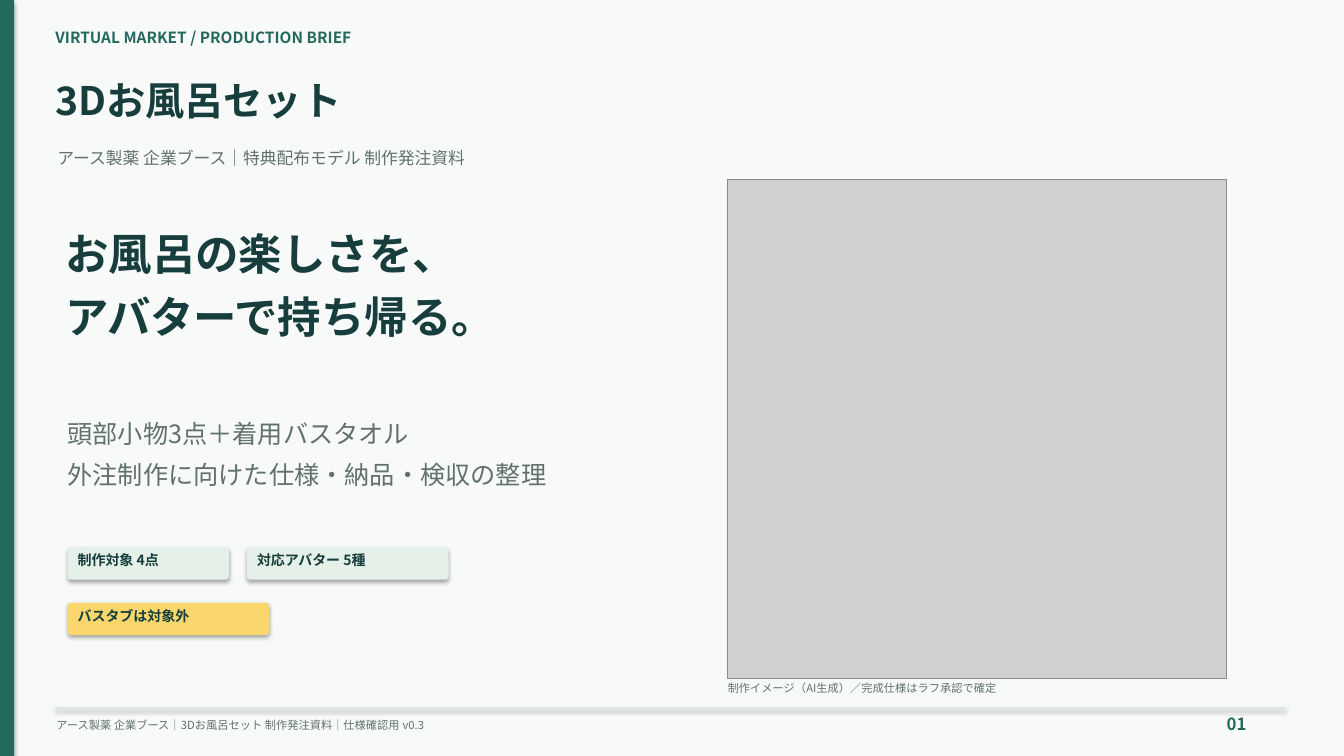
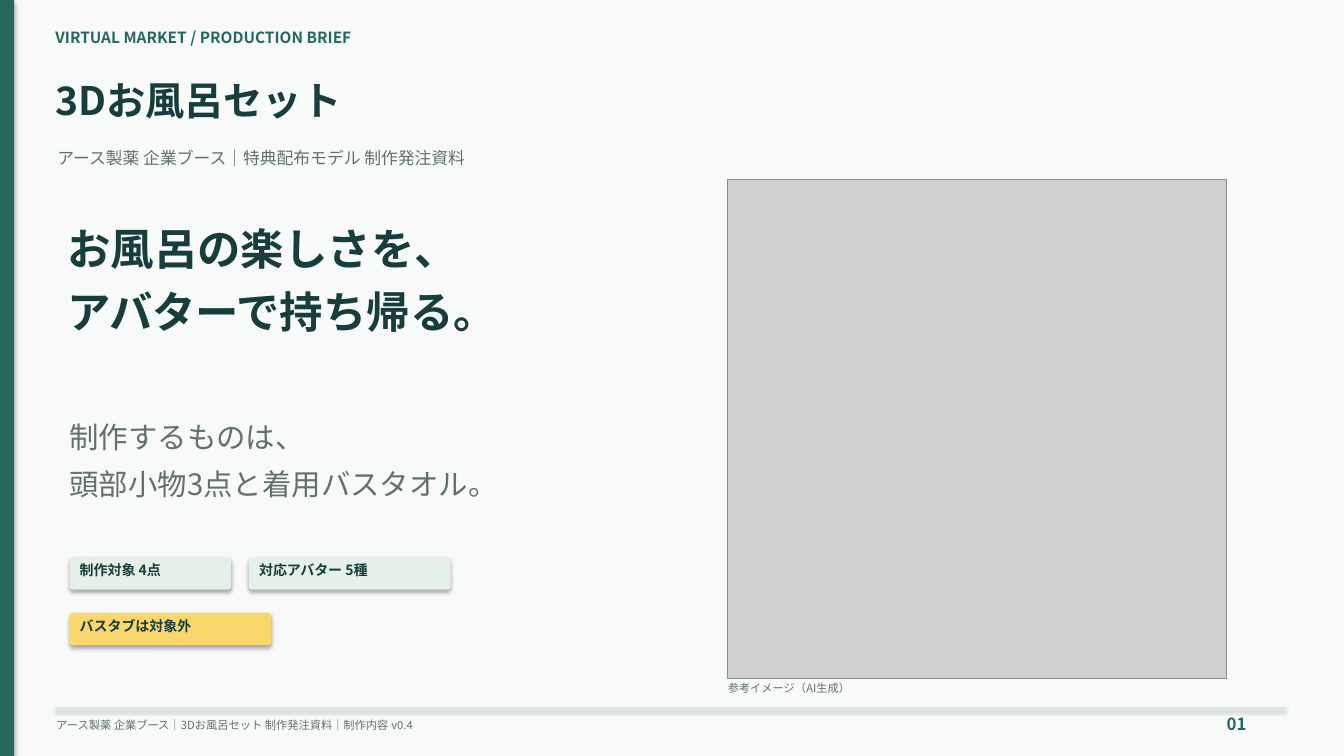
Before and after one commit to morishihikky/cordex, a slide deck: slide 1 of documents/slides/bath-set-production-slides.pptx. Drawn at 1344x756 pixels with LibreOffice and Linux fonts; fonts in the diff are those of the drawing; grey boxes stand for pictures. Boxes give left, top, right and bottom in pixels: in the first picture for what was removed or moved away, otherwise in the second. Text is boxed around its words. In the diff, an @@ line names an element or a change of style, - is before the commit and + after.

```diff
--- a/documents/slides/bath-set-production-slides.pptx
+++ b/documents/slides/bath-set-production-slides.pptx
@@ text "お風呂の楽しさを、": place and size @@
-text "お風呂の楽しさを、" at box(65, 233, 494, 337)
+text "お風呂の楽しさを、" at box(68, 228, 497, 332)
@@ text at box(70, 423, 498, 498): text changed; size 18 to 21 pt @@
-頭部小物3点＋着用バスタオル
-外注制作に向けた仕様・納品・検収の整理
+制作するものは、
+頭部小物3点と着用バスタオル。
@@ 3 texts, 3 rounded rectangles: place and size @@
-3 texts, 3 rounded rectangles at box(68, 547, 449, 635)
+3 texts, 3 rounded rectangles at box(70, 558, 451, 645)
@@ text at box(728, 682, 850, 693): text changed @@
-制作イメージ（AI生成）／完成仕様はラフ承認で確定
+参考イメージ（AI生成）
@@ text at box(56, 719, 412, 730): text changed @@
-アース製薬 企業ブース｜3Dお風呂セット 制作発注資料｜仕様確認用 v0.3
+アース製薬 企業ブース｜3Dお風呂セット 制作発注資料｜制作内容 v0.4
```
Also in this commit, not shown: 4 other slides changed, 3 slides added, 5 slides removed, 13 other files.
